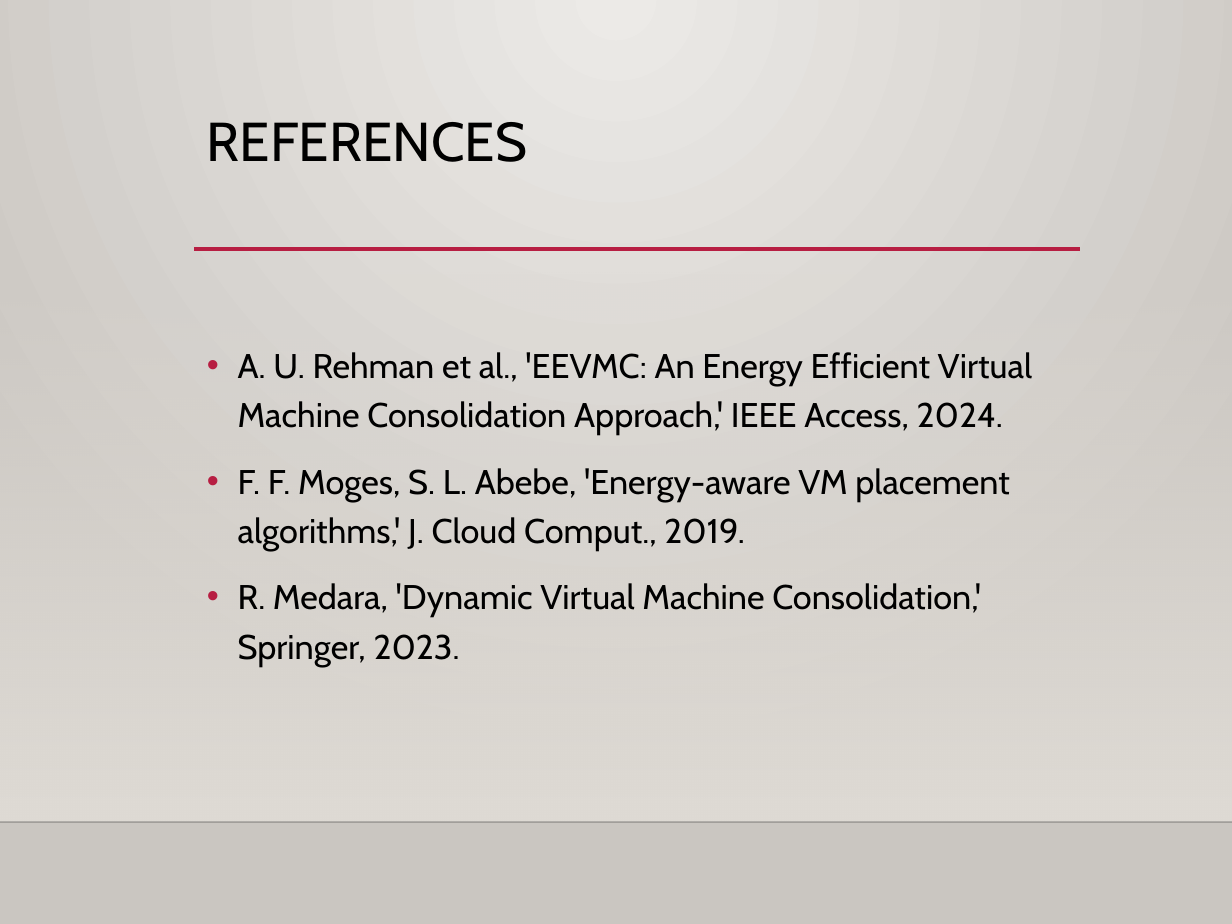
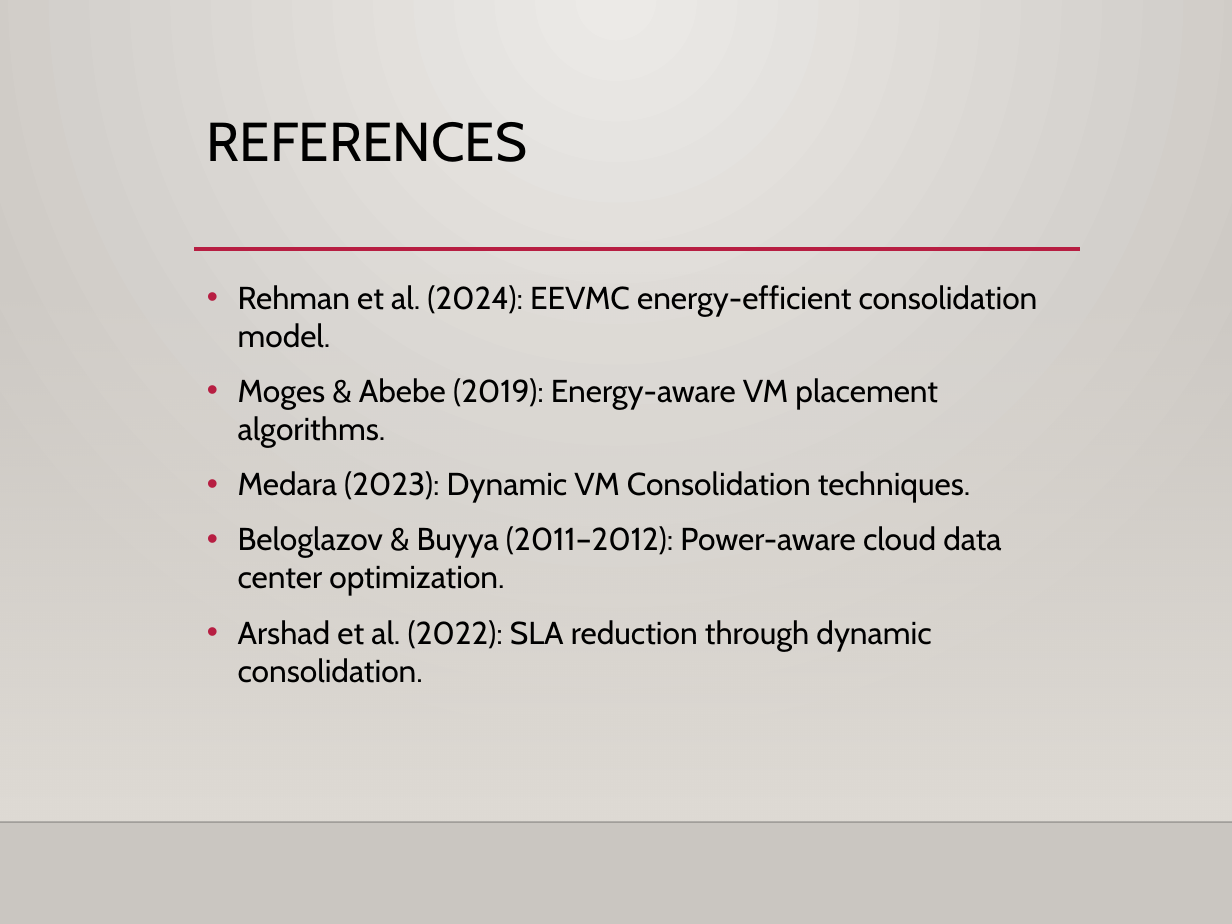
Before and after one commit to jaytomar19/Pbl_Jay-Pratap-Singh-Tomar, a slide deck: slide 15 of PBL PPT.pptx (slide 10 before the commit). Drawn at 1232x924 pixels with LibreOffice and Linux fonts; fonts in the diff are those of the drawing; background and template pictures are left out. Boxes give left, top, right and bottom in pixels: in the first picture for what was removed or moved away, otherwise in the second. Text is boxed around its words. In the diff, an @@ line names an element or a change of style, - is before the commit and + after.

```diff
--- a/PBL PPT.pptx
+++ b/PBL PPT.pptx
@@ text at [238,285,1038,683]: text changed; size 20 to 18.5 pt @@
-• A. U. Rehman et al., 'EEVMC: An Energy Efficient Virtual Machine Consolidation Approach,' IEEE Access, 2024.
-• F. F. Moges, S. L. Abebe, 'Energy-aware VM placement algorithms,' J. Cloud Comput., 2019.
-• R. Medara, 'Dynamic Virtual Machine Consolidation,' Springer, 2023.
+• Rehman et al. (2024): EEVMC energy-efficient consolidation model.
+• Moges & Abebe (2019): Energy-aware VM placement algorithms.
+• Medara (2023): Dynamic VM Consolidation techniques.
+• Beloglazov & Buyya (2011–2012): Power-aware cloud data center optimization.
+• Arshad et al. (2022): SLA reduction through dynamic consolidation.
```
Also in this commit, not shown: 7 other slides changed, 7 slides added, 2 slides removed.
